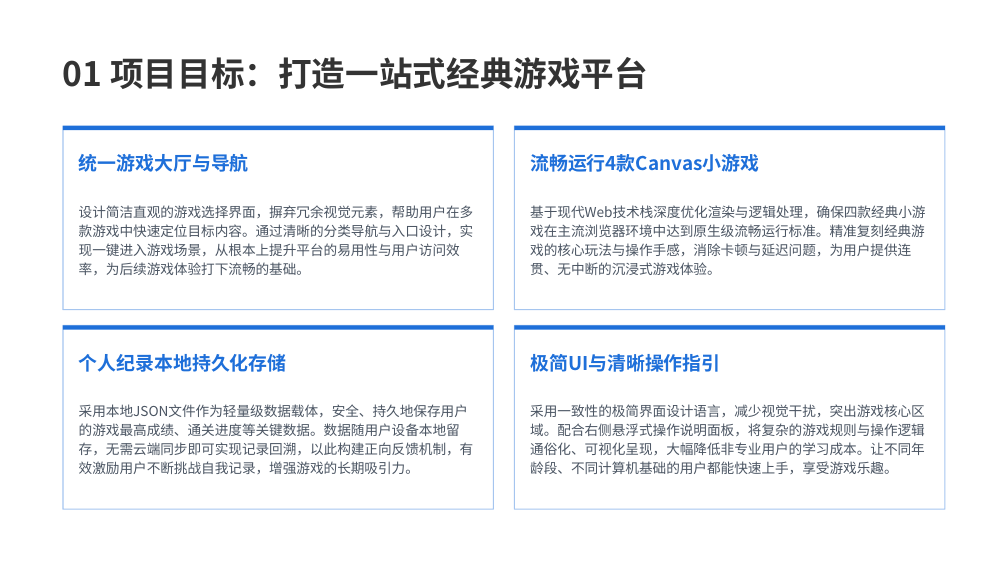
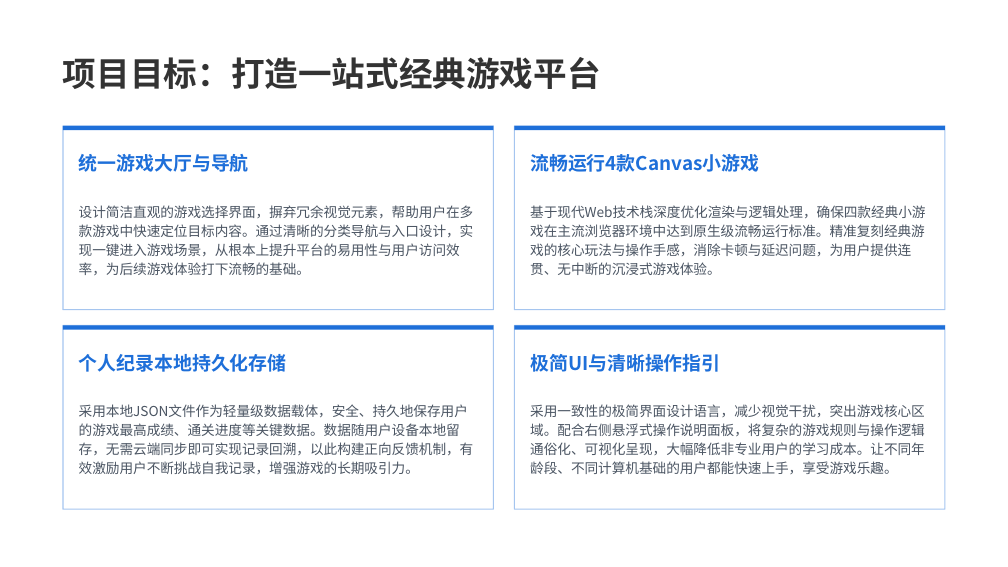
Before and after one commit to Rill-Sunny/Mini-Game, a slide deck: slide 5 of 项目答辩.pptx. Drawn at 1008x567 pixels with LibreOffice and Linux fonts; fonts in the diff are those of the drawing; background and template pictures are left out. Boxes give left, top, right and bottom in pixels: in the first picture for what was removed or moved away, otherwise in the second. Text is boxed around its words. In the diff, an @@ line names an element or a change of style, - is before the commit and + after.

```diff
--- a/项目答辩.pptx
+++ b/项目答辩.pptx
@@ text at (63,57,601,89): text changed @@
-01 项目目标：打造一站式经典游戏平台
+项目目标：打造一站式经典游戏平台
```
Also in this commit, not shown: 19 other slides changed.
